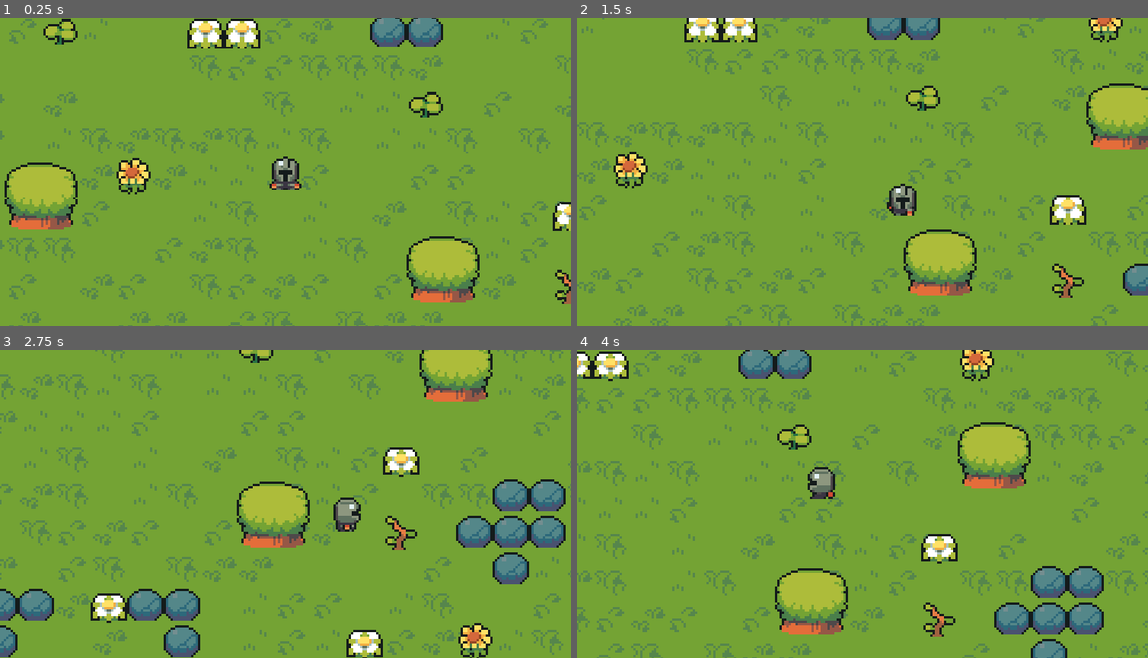
Above: before the commit, frames 1-4 (two rows, left to right).
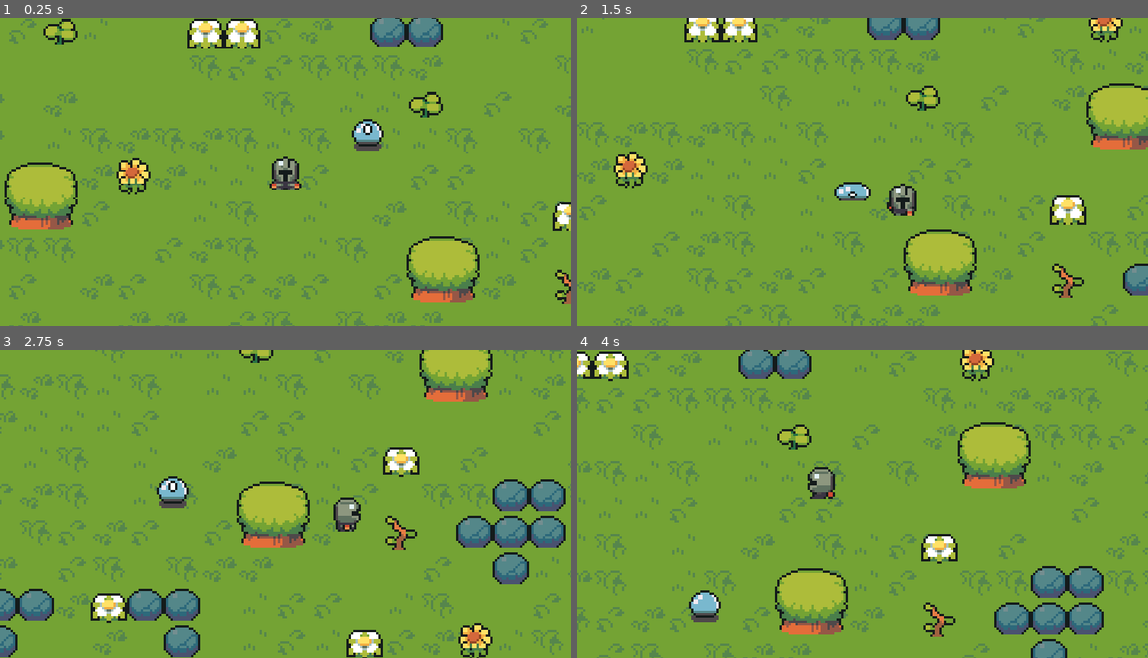
Above: after the commit, the same moments.

Repository: KawaProductions/BoyoRPG
Game: Godot game, scene res://maps/world.tscn
Two runs of this game, one before a commit and one after it. Both use one fixed random seed, a clock stepped at 60 frames per second and the inputs below.
Inputs:
- Up to frame 1 (0.25 s): no input
- Up to frame 2 (1.5 s): hold Right (ui_right) 0.53-1.28 s; hold Down (ui_down) from 1.28 s (still down)
- Up to frame 3 (2.75 s): release Down (ui_down) at 2.03 s; hold Right (ui_right) from 2.03 s (still down)
- Up to frame 4 (4 s): release Right (ui_right) at 2.78 s; hold Up (ui_up) 2.78-3.53 s; hold Left (ui_left) from 3.53 s (still down)

The runs differ from the first frame. In frame 1, 0.5% of the frame differs, in the area x 61-68%, y 32-44%; in frame 2, 0.3%; in frame 3, 0.5%; in frame 4, 0.5%.

Commit message:
Added basic slime enemy with path movement

Diff:
--- /dev/null
+++ b/enemies/slime.gd
@@ -0,0 +1,42 @@
+extends CharacterBody2D
+
+@export var speed = 20
+@export var limit = 0.5
+@export var endPoint: Marker2D
+
+@onready var animations = $AnimatedSprite2D
+
+var startPos
+var endPos
+
+func _ready():
+	startPos = position
+	endPos = endPoint.global_position
+
+func updateVelocity():
+	var moveDirection = endPos - position
+	if moveDirection.length() < limit:
+		changeDirection()
+	velocity = moveDirection.normalized() * speed
+
+func updateAnimation():
+	if velocity.length() == 0:
+		animations.stop()
+		return
+
+	var direction = "Down"
+	if velocity.y < 0:
+		direction = "Up"
+
+	animations.play("walk" + direction)
+
+
+func changeDirection():
+	var tempEnd = endPos
+	endPos = startPos
+	startPos = tempEnd
+
+func _physics_process(delta):
+	updateVelocity()
+	move_and_slide()
+	updateAnimation()
--- /dev/null
+++ b/enemies/slime.tscn
@@ -0,0 +1,147 @@
+[gd_scene load_steps=20 format=3 uid="uid://kamkotwvdvp2"]
+
+[ext_resource type="Script" path="res://enemies/slime.gd" id="1_o864j"]
+[ext_resource type="Texture2D" uid="uid://dgdq28lg5f0ck" path="res://enemies/Slime.png" id="1_qchdh"]
+
+[sub_resource type="AtlasTexture" id="AtlasTexture_6vmpl"]
+atlas = ExtResource("1_qchdh")
+region = Rect2(0, 0, 16, 16)
+
+[sub_resource type="AtlasTexture" id="AtlasTexture_gnvp2"]
+atlas = ExtResource("1_qchdh")
+region = Rect2(0, 16, 16, 16)
+
+[sub_resource type="AtlasTexture" id="AtlasTexture_qwrpc"]
+atlas = ExtResource("1_qchdh")
+region = Rect2(0, 32, 16, 16)
+
+[sub_resource type="AtlasTexture" id="AtlasTexture_m4jq2"]
+atlas = ExtResource("1_qchdh")
+region = Rect2(0, 48, 16, 16)
+
+[sub_resource type="AtlasTexture" id="AtlasTexture_aoi8b"]
+atlas = ExtResource("1_qchdh")
+region = Rect2(32, 0, 16, 16)
+
+[sub_resource type="AtlasTexture" id="AtlasTexture_486bf"]
+atlas = ExtResource("1_qchdh")
+region = Rect2(32, 16, 16, 16)
+
+[sub_resource type="AtlasTexture" id="AtlasTexture_3fteh"]
+atlas = ExtResource("1_qchdh")
+region = Rect2(32, 32, 16, 16)
+
+[sub_resource type="AtlasTexture" id="AtlasTexture_jh3nv"]
+atlas = ExtResource("1_qchdh")
+region = Rect2(32, 48, 16, 16)
+
+[sub_resource type="AtlasTexture" id="AtlasTexture_3n66q"]
+atlas = ExtResource("1_qchdh")
+region = Rect2(48, 0, 16, 16)
+
+[sub_resource type="AtlasTexture" id="AtlasTexture_dbsxh"]
+atlas = ExtResource("1_qchdh")
+region = Rect2(48, 16, 16, 16)
+
+[sub_resource type="AtlasTexture" id="AtlasTexture_lsktb"]
+atlas = ExtResource("1_qchdh")
+region = Rect2(48, 32, 16, 16)
+
+[sub_resource type="AtlasTexture" id="AtlasTexture_q4lf1"]
+atlas = ExtResource("1_qchdh")
+region = Rect2(48, 48, 16, 16)
+
+[sub_resource type="AtlasTexture" id="AtlasTexture_v5qsh"]
+atlas = ExtResource("1_qchdh")
+region = Rect2(16, 0, 16, 16)
+
+[sub_resource type="AtlasTexture" id="AtlasTexture_qajcw"]
+atlas = ExtResource("1_qchdh")
+region = Rect2(16, 16, 16, 16)
+
+[sub_resource type="AtlasTexture" id="AtlasTexture_61duh"]
+atlas = ExtResource("1_qchdh")
+region = Rect2(16, 32, 16, 16)
+
+[sub_resource type="AtlasTexture" id="AtlasTexture_otky0"]
+atlas = ExtResource("1_qchdh")
+region = Rect2(16, 48, 16, 16)
+
+[sub_resource type="SpriteFrames" id="SpriteFrames_pki3e"]
+animations = [{
+"frames": [{
+"duration": 1.0,
+"texture": SubResource("AtlasTexture_6vmpl")
+}, {
+"duration": 1.0,
+"texture": SubResource("AtlasTexture_gnvp2")
+}, {
+"duration": 1.0,
+"texture": SubResource("AtlasTexture_qwrpc")
+}, {
+"duration": 1.0,
+"texture": SubResource("AtlasTexture_m4jq2")
+}],
+"loop": true,
+"name": &"walkDown",
+"speed": 5.0
+}, {
+"frames": [{
+"duration": 1.0,
+"texture": SubResource("AtlasTexture_aoi8b")
+}, {
+"duration": 1.0,
+"texture": SubResource("AtlasTexture_486bf")
+}, {
+"duration": 1.0,
+"texture": SubResource("AtlasTexture_3fteh")
+}, {
+"duration": 1.0,
+"texture": SubResource("AtlasTexture_jh3nv")
+}],
+"loop": true,
+"name": &"walkLeft",
+"speed": 5.0
+}, {
+"frames": [{
+"duration": 1.0,
+"texture": SubResource("AtlasTexture_3n66q")
+}, {
+"duration": 1.0,
+"texture": SubResource("AtlasTexture_dbsxh")
+}, {
+"duration": 1.0,
+"texture": SubResource("AtlasTexture_lsktb")
+}, {
+"duration": 1.0,
+"texture": SubResource("AtlasTexture_q4lf1")
+}],
+"loop": true,
+"name": &"walkRight",
+"speed": 5.0
+}, {
+"frames": [{
+"duration": 1.0,
+"texture": SubResource("AtlasTexture_v5qsh")
+}, {
+"duration": 1.0,
+"texture": SubResource("AtlasTexture_qajcw")
+}, {
+"duration": 1.0,
+"texture": SubResource("AtlasTexture_61duh")
+}, {
+"duration": 1.0,
+"texture": SubResource("AtlasTexture_otky0")
+}],
+"loop": true,
+"name": &"walkUp",
+"speed": 5.0
+}]
+
+[node name="slime" type="CharacterBody2D"]
+script = ExtResource("1_o864j")
+
+[node name="AnimatedSprite2D" type="AnimatedSprite2D" parent="."]
+position = Vector2(0, -7)
+sprite_frames = SubResource("SpriteFrames_pki3e")
+animation = &"walkUp"
--- a/maps/world.tscn
+++ b/maps/world.tscn
@@ -1,10 +1,11 @@
-[gd_scene load_steps=10 format=3 uid="uid://btu6x1g2e1ouc"]
+[gd_scene load_steps=11 format=3 uid="uid://btu6x1g2e1ouc"]
 
 [ext_resource type="PackedScene" uid="uid://b8y3gph323o0g" path="res://player/player.tscn" id="1_lvixr"]
 [ext_resource type="Texture2D" uid="uid://cp6od1ojc26hm" path="res://maps/TilesetFloor.png" id="1_vxlq8"]
 [ext_resource type="Texture2D" uid="uid://dg64kmsctnmck" path="res://maps/TilesetNature.png" id="2_r1512"]
 [ext_resource type="Texture2D" uid="uid://by0f17je0b0b8" path="res://maps/AnimatedFlower.png" id="3_hymi6"]
 [ext_resource type="Script" path="res://maps/FollowCam.gd" id="5_bdext"]
+[ext_resource type="PackedScene" uid="uid://kamkotwvdvp2" path="res://enemies/slime.tscn" id="6_6gons"]
 
 [sub_resource type="TileSetAtlasSource" id="TileSetAtlasSource_0tnx0"]
 texture = ExtResource("1_vxlq8")
@@ -2827,3 +2828,12 @@
 position_smoothing_speed = 2.0
 script = ExtResource("5_bdext")
 tilemap = NodePath("../../TileMap")
+
+[node name="slime" parent="." node_paths=PackedStringArray("endPoint") instance=ExtResource("6_6gons")]
+z_index = 1
+y_sort_enabled = true
+position = Vector2(208, 72)
+endPoint = NodePath("Marker2D")
+
+[node name="Marker2D" type="Marker2D" parent="slime"]
+position = Vector2(-16, 72)
Binary file added: enemies/Slime.png
Not shown, added: enemies/Slime.png.import
